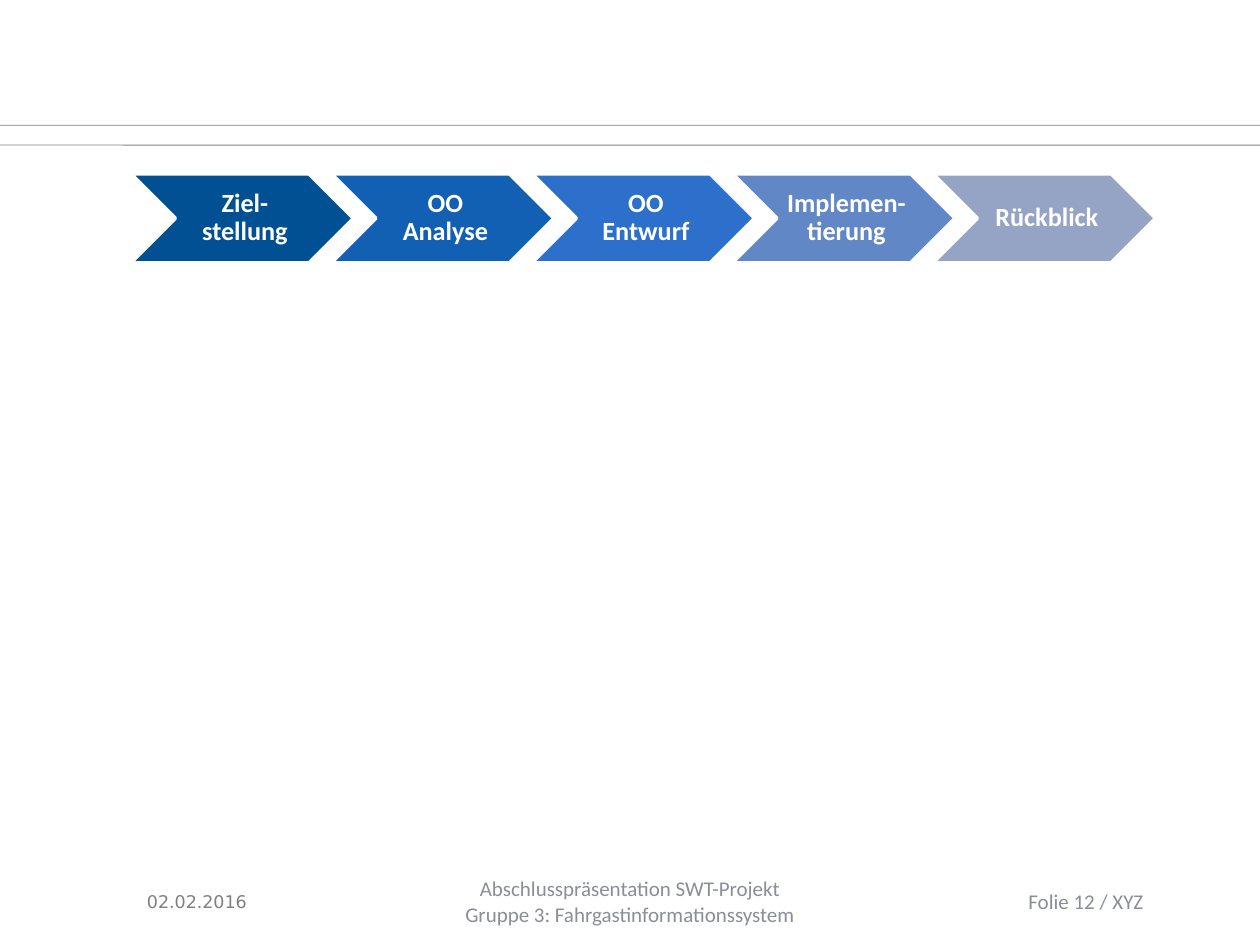
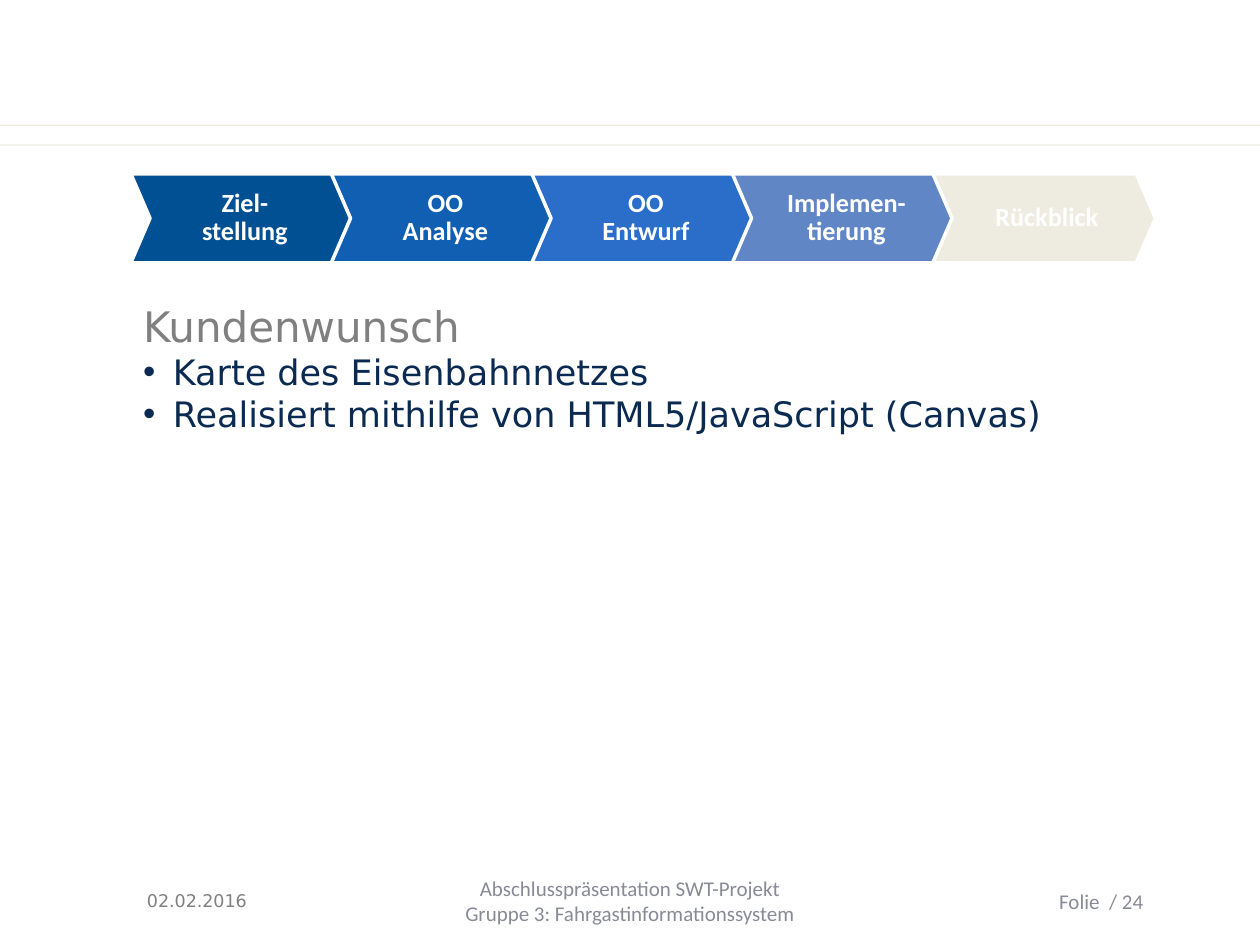
Before and after one commit to Juu98/fahrgastinformationssystem, a slide deck: slide 20 of organisation/Endpräsentation/abschlusspraesentation_aufgabenstlg._ooa_kaputt.pptx (slide 12 before the commit). Drawn at 1260x945 pixels with LibreOffice and Linux fonts; fonts in the diff are those of the drawing; background and template pictures are left out. Boxes give left, top, right and bottom in pixels: in the first picture for what was removed or moved away, otherwise in the second. Text is boxed around its words. In the diff, an @@ line names an element or a change of style, - is before the commit and + after.

```diff
--- a/organisation/Endpräsentation/abschlusspraesentation_aufgabenstlg._ooa_kaputt.pptx
+++ b/organisation/Endpräsentation/abschlusspraesentation_aufgabenstlg._ooa_kaputt.pptx
@@ line (0, 125) - (1260, 125): stroke #808080 0.51 pt to #EEECE1 0.74 pt @@
@@ line (0, 145) - (1260, 145): stroke #808080 0.51 pt to #EEECE1 0.74 pt @@
@@ chevron added at (131, 174, 354, 263), fill #005093, outline #FFFFFF 2.01 pt @@
@@ text "Ziel-stellung": place and size @@
-text "Ziel-stellung" at (131, 174, 354, 263)
+text "Ziel-stellung" at (202, 193, 288, 245)
@@ text "Ziel-stellung" at (202, 193, 288, 245): fill #005093 to none; outline #FFFFFF 2.01 pt to none @@
@@ chevron added at (331, 174, 554, 263), fill #115FB2, outline #FFFFFF 2.01 pt @@
@@ text "OO Analyse": place and size @@
-text "OO Analyse" at (331, 174, 554, 263)
+text "OO Analyse" at (403, 194, 488, 244)
@@ text "OO Analyse" at (403, 194, 488, 244): fill #1160B3 to none; outline #FFFFFF 2.01 pt to none @@
@@ chevron added at (532, 174, 755, 263), fill #2B6EC9, outline #FFFFFF 2.01 pt @@
@@ text "OO Entwurf": place and size @@
-text "OO Entwurf" at (532, 174, 755, 263)
+text "OO Entwurf" at (602, 195, 689, 240)
@@ text "OO Entwurf" at (602, 195, 689, 240): fill #2C70CB to none; outline #FFFFFF 2.01 pt to none @@
@@ chevron added at (732, 174, 955, 263), fill #6186C5, outline #FFFFFF 2.01 pt @@
@@ text "Implemen-tierung": place and size @@
-text "Implemen-tierung" at (732, 174, 955, 263)
+text "Implemen-tierung" at (787, 193, 906, 245)
@@ text "Implemen-tierung" at (787, 193, 906, 245): fill #6287C6 to none; outline #FFFFFF 2.01 pt to none @@
@@ chevron added at (932, 174, 1155, 263), fill #EEECE1, outline #FFFFFF 2.01 pt @@
@@ text "Rückblick": place and size @@
-text "Rückblick" at (932, 174, 1155, 263)
+text "Rückblick" at (978, 174, 1111, 263)
@@ text "Rückblick" at (978, 174, 1111, 263): fill #95A4C5 to none; outline #FFFFFF 2.01 pt to none @@
@@ text added at (143, 310, 1041, 435), 20 pt, text #0B2A51 @@
+Kundenwunsch
+• Karte des Eisenbahnnetzes
+• Realisiert mithilfe von HTML5/JavaScript (Canvas)
@@ text at (1059, 894, 1143, 909): text changed; text colour #8B8E97 to #888B96 @@
-Folie 12 / XYZ
+Folie / 24
```
Also in this commit, not shown: 13 other slides changed, 10 slides added.
